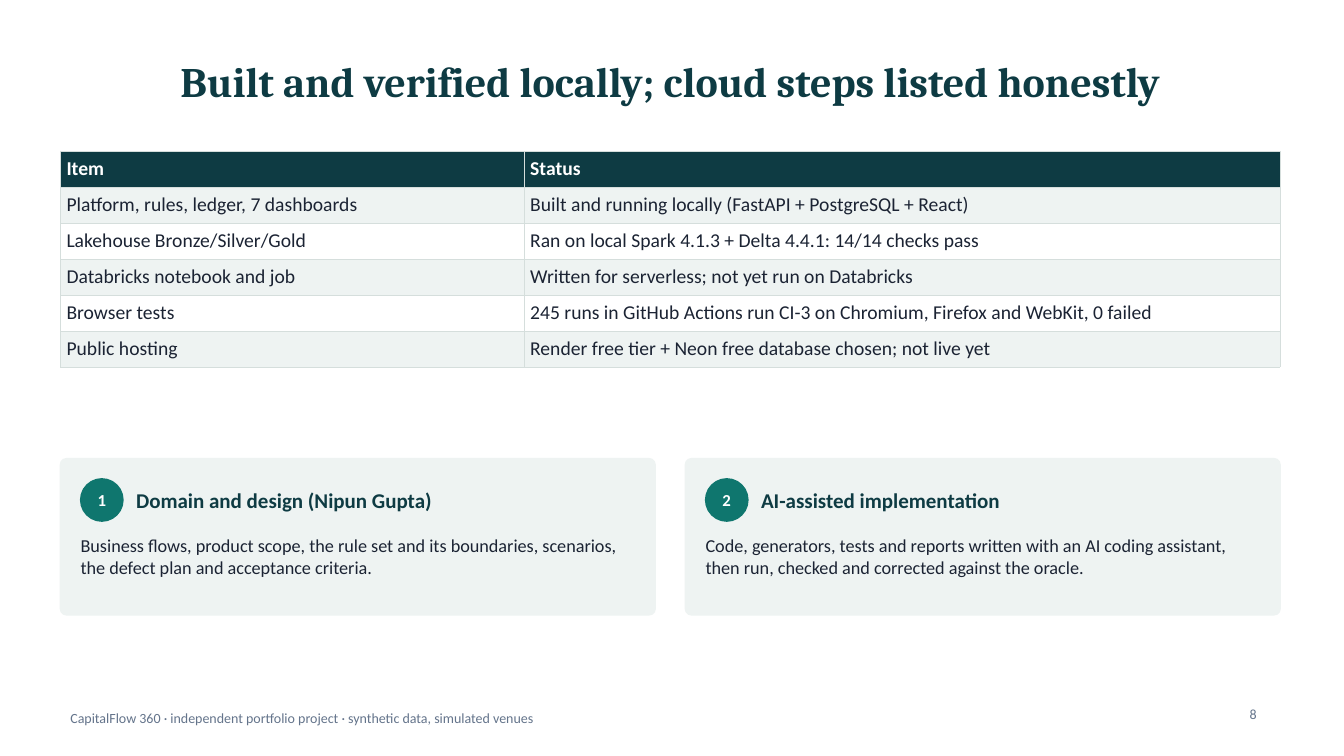
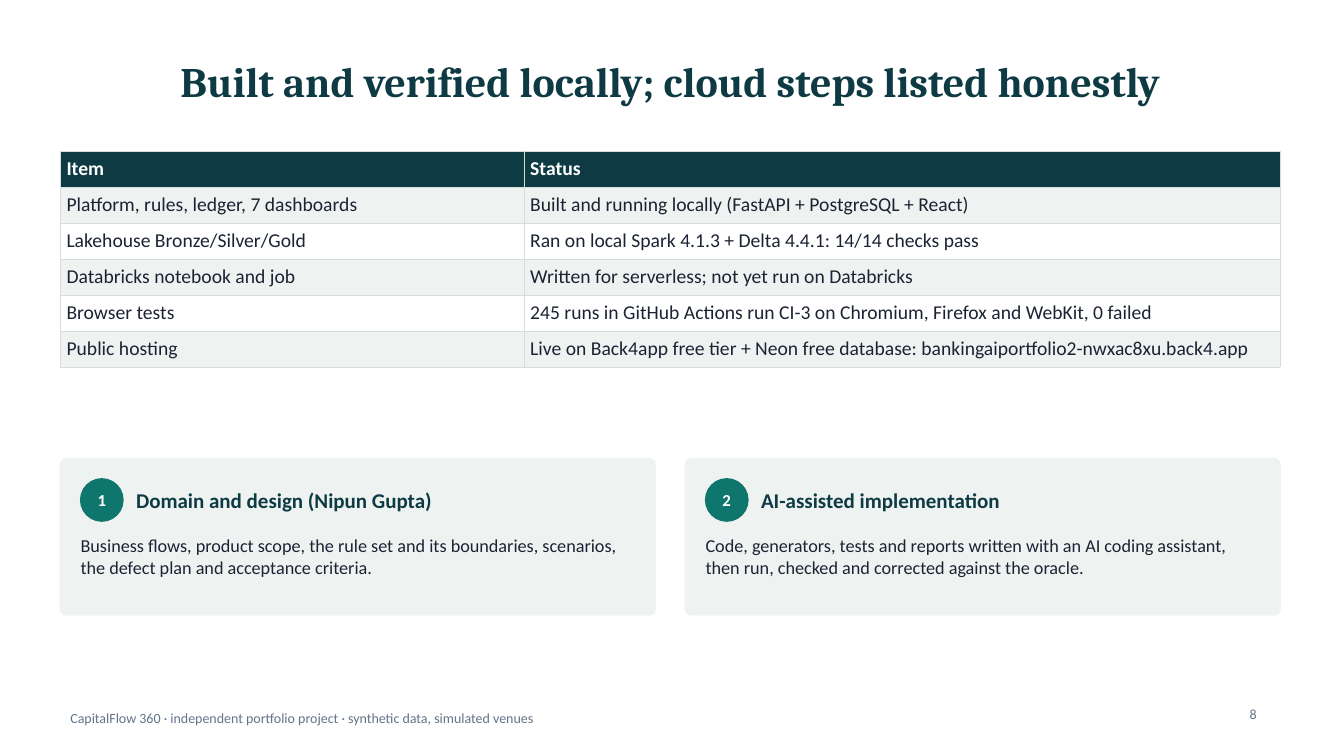
Before and after one commit to nipunrg1990rocks-dev/banking-ai-portfolio, a slide deck: slide 8 of projects/p7_capitalflow360/reporting/out/CF360_Executive_Summary.pptx. Drawn at 1344x756 pixels with LibreOffice and Linux fonts; fonts in the diff are those of the drawing. Boxes give left, top, right and bottom in pixels: in the first picture for what was removed or moved away, otherwise in the second. Text is boxed around its words. In the diff, an @@ line names an element or a change of style, - is before the commit and + after.

```diff
--- a/projects/p7_capitalflow360/reporting/out/CF360_Executive_Summary.pptx
+++ b/projects/p7_capitalflow360/reporting/out/CF360_Executive_Summary.pptx
@@ table at (60, 151, 1280, 363) @@
-row 6, column 2: Render free tier + Neon free database chosen; not live yet
+row 6, column 2: Live on Back4app free tier + Neon free database: bankingaiportfolio2-nwxac8xu.back4.app
```
Also in this commit, not shown: 1 other slide changed, 14 other files.
